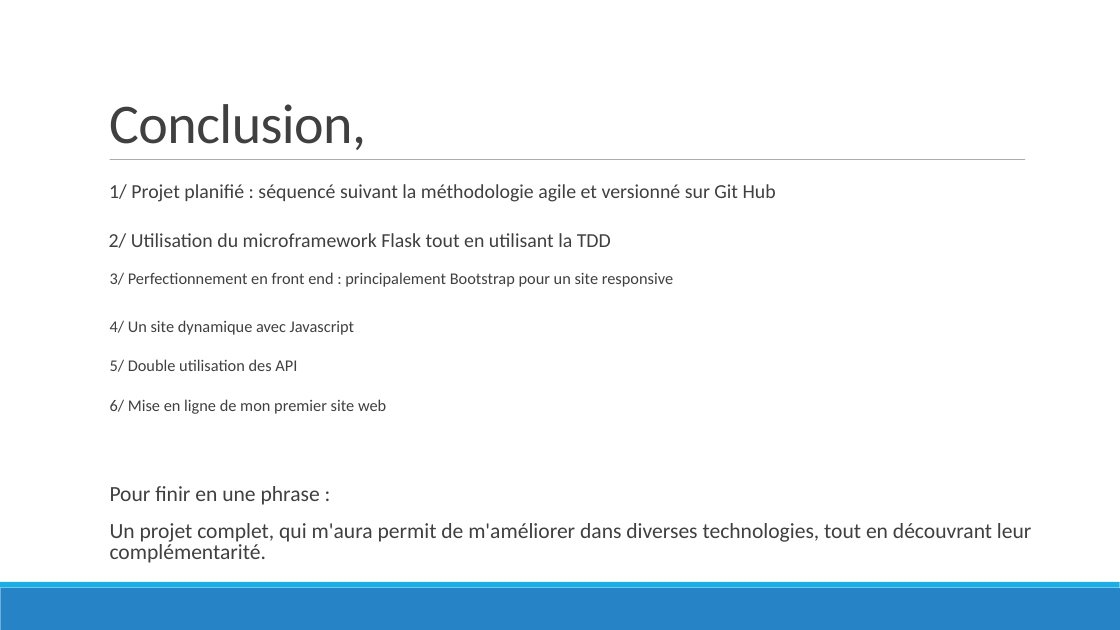
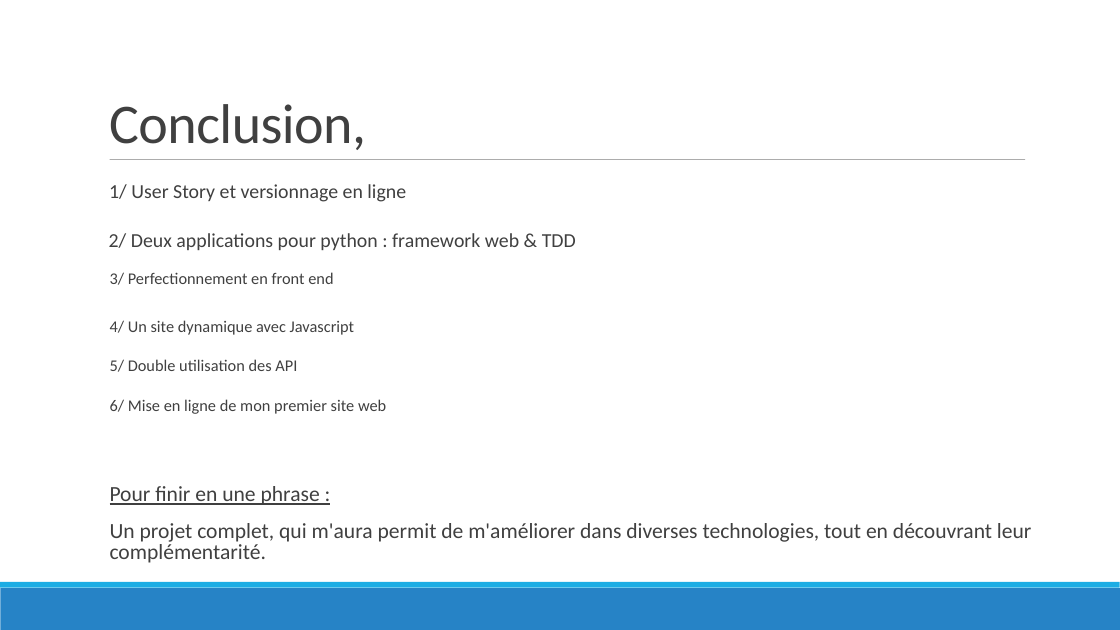
Before and after one commit to cenotapHe/GrandPy-Bot, a slide deck: slide 34 of livrable/Presentation P7 - Creez GrandPy-Bot, le papy robot.odp (slide 33 before the commit). Drawn at 1120x630 pixels with LibreOffice and Linux fonts; fonts in the diff are those of the drawing. Boxes give left, top, right and bottom in pixels: in the first picture for what was removed or moved away, otherwise in the second. Text is boxed around its words. In the diff, an @@ line names an element or a change of style, - is before the commit and + after.

```diff
--- a/livrable/Presentation P7 - Creez GrandPy-Bot, le papy robot.odp
+++ b/livrable/Presentation P7 - Creez GrandPy-Bot, le papy robot.odp
@@ text at [109, 184, 406, 202]: text changed @@
-  1/ Projet planifié : séquencé suivant la méthodologie agile et versionné sur Git Hub
+  1/ User Story et versionnage en ligne
@@ text at [109, 233, 576, 250]: text changed @@
-  2/ Utilisation du microframework Flask tout en utilisant la TDD
+  2/ Deux applications pour python : framework web & TDD
@@ text at [110, 272, 333, 285]: text changed @@
-3/ Perfectionnement en front end : principalement Bootstrap pour un site responsive
+3/ Perfectionnement en front end
@@ text at [110, 486, 320, 505]: underline on in "Pour finir en une phrase :" @@
```
Also in this commit, not shown: 2 other slides changed, 1 slide added, 1 other file.
